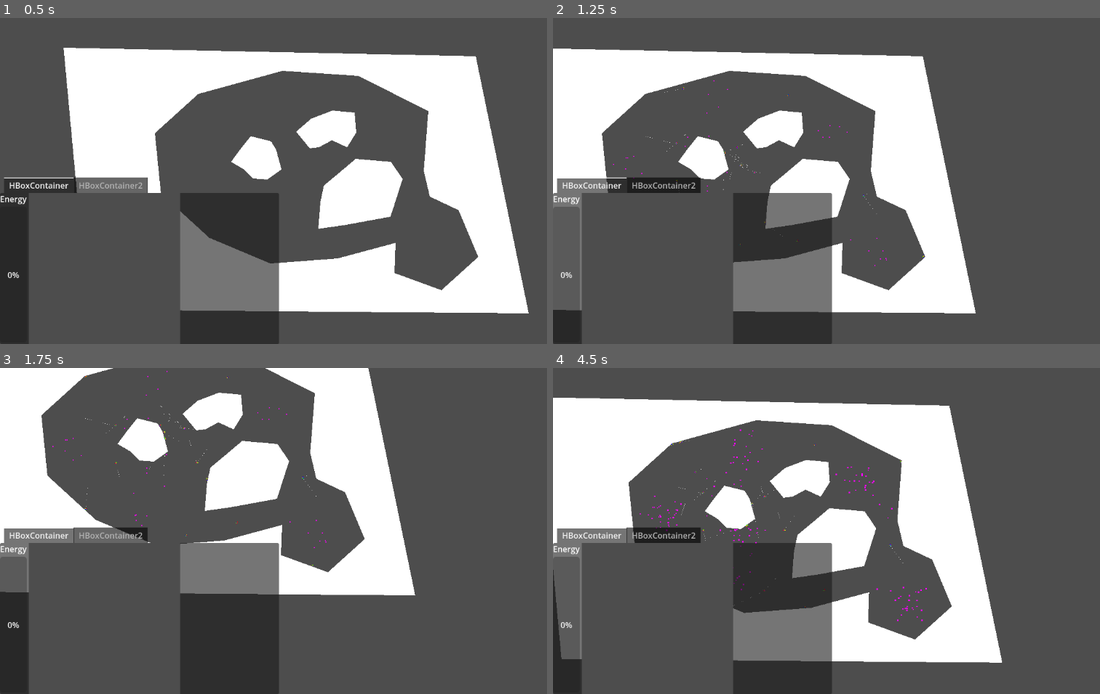
Above: before the commit, frames 1-4 (two rows, left to right).
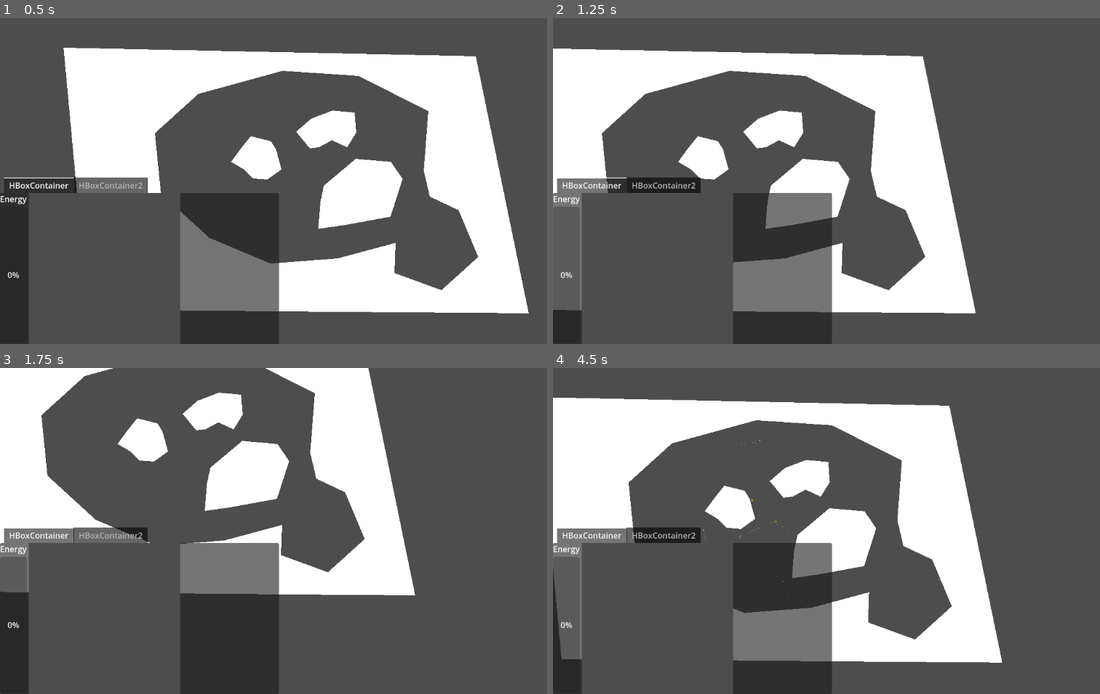
Above: after the commit, the same moments.

Repository: 06gusmog/EVOLUTIONATOR-4000
Game: Godot game, scene res://Misc/world.tscn
Same seed, same stepped clock (60 frames per second), same inputs: the game is played once before the commit and once after it.
Inputs (mouse positions are in pixels of both pictures, inside the frame that each line leads up to):
- Up to frame 1 (0.5 s): no input
- Up to frame 2 (1.25 s): tap Enter at 0.5 s; move the mouse to (968, 164) at 0.52 s; hold Right (right) from 0.53 s (still down); click (968, 164) at 0.6 s
- Up to frame 3 (1.75 s): move the mouse to (246, 592) at 1.27 s; release Right (right) at 1.28 s; hold Down (down) from 1.28 s (still down); tap P (test input) at 1.35 s
- Up to frame 4 (4.5 s): move the mouse to (645, 475) at 2.02 s; release Down (down) at 2.03 s; hold Right (right) 2.03-2.78 s; tap Shift (zoom_in) at 2.1 s; move the mouse to (607, 397) at 2.77 s; hold Up (up) 2.78-3.53 s; tap Ctrl (zoom_out) at 2.85 s; move the mouse to (558, 524) at 3.52 s; hold Left (left) from 3.53 s (still down); click (558, 524) at 3.6 s; move the mouse to (635, 442) at 4.27 s; tap P (test input) at 4.35 s

Frame 1 is identical in both runs. In frame 2, less than 0.1% of the frame differs, in the area x 10-68%, y 19-77%; in frame 3, 0.1%; in frame 4, 0.3%, in the area x 15-72%, y 18-78%.
Error in both runs: Attempt to call function 'store_line' in base 'null instance' on a null instance. (res://Misc/SimulationHandler.gd:169)

Commit message:
A surrender to futility

Diff:
--- a/Godot/Misc/Creature.gd
+++ b/Godot/Misc/Creature.gd
@@ -7,6 +7,9 @@
 var user_interface
 var bounding_sphere_size : float
 var creatureID : String
+
+# Experiment
+var objects_deleted_this_frame: Array
 
 var cell_weight = GlobalSettings.cell_weight
 
@@ -105,22 +108,65 @@
 	if not body is RigidBody2D:
 		#print('---Not a creature break---')
 		return
-	#print(body)
-	#if body.get_child_count() < body_shape_index+2:
-	#	print('Ahh fuck')
-	#	body.die()
-	var local_cell = get_child(local_shape_index+1)
-	var body_cell = body.get_child(body_shape_index+1)
-	#print(body_cell)
-	#print(local_cell)
-	if is_instance_valid(body_cell) and is_instance_valid(local_cell): # Checks if the cell has already been eaten
+	#NOTE The list of shapes ar eupdated correctly, but not the local shape index for some reason. This is a clever fast algorithm to correct it.
+	#NOTE I think i've named the variables good, maybe not the pointers but whatever.
+	# Correct the local index
+	"""
+	if objects_deleted_this_frame != []:
+		var copyof_local_shape_index = local_shape_index # For checking validity of collision later
+		var local_shape_owners = self.get_shape_owners()
+		print(local_shape_owners)
+		print(objects_deleted_this_frame)
+		var p = 0
+		var i = 0
+		while i <= local_shape_index:
+			if objects_deleted_this_frame[p] < local_shape_owners[i]:
+				local_shape_owners.insert(i, objects_deleted_this_frame[p])
+				p += 1
+				local_shape_index -= 1
+			i += 1
+		if local_shape_owners[copyof_local_shape_index] in objects_deleted_this_frame:
+			print('Collision with a deleted cell')
+			return 0
+		print('Suzzessfully corrected index for ', name)
+	# Correct the body's shape index
+	if body.objects_deleted_this_frame != []:
+		var copyof_body_shape_index = body_shape_index # For checking validity of collision later
+		var body_shape_owners = body.get_shape_owners()
+		print(body_shape_owners)
+		print(body.objects_deleted_this_frame)
+		var p = 0
+		var i = 0
+		while i <= body_shape_index:
+			if body.objects_deleted_this_frame[p] < body_shape_owners[i]:
+				body_shape_owners.insert(i, body.objects_deleted_this_frame[p])
+				p += 1
+				body_shape_index -= 1
+			i += 1
+		if body_shape_owners[copyof_body_shape_index] in body.objects_deleted_this_frame:
+			print('Collision with a deleted cell')
+			return 0
+		print('Suzzessfully corrected index for ', body.name)
+	"""
+	if len(self.get_shape_owners())-1 > local_shape_index or len(body.get_shape_owners())-1 > body_shape_index:
+		return 0
+	var local_cell = self.shape_owner_get_owner(self.shape_find_owner(local_shape_index))
+	var body_cell = body.shape_owner_get_owner(body.shape_find_owner(body_shape_index))
+	if not(is_instance_valid(local_cell) and is_instance_valid(body_cell)): # I give up, fuck this
+		return 0
+	if not (body_cell.cellID in body.killing_queue or local_cell.cellID in killing_queue): # Checks if the cell has already been eaten
 		if 'Eats' in body_cell.tags and not 'Inedible' in local_cell.tags:
 			#print('-We have been consumed-')
-			kill_cell(get_child(local_shape_index+1).cellID)
+			kill_cell(local_cell.cellID)
 	#print('---Collision handling end---')
 
 
 func kill_cell(cellID : String):
+	if cells[cellID] in killing_queue:
+		print('Cell already in killing queue!!')
+		return 0
+	killing_queue.append(cells[cellID])
+"""
 	var cell = get_node(cellID)
 	var cell_copy = cell.duplicate()
 	# NOTE I am very mad. This took a while to find
@@ -130,47 +176,19 @@
 	cell_copy.cellID = cell.cellID
 	killing_queue.append(cell_copy)
 	cell.queue_free()
+"""
 
 func clear_killing_queue():
+	objects_deleted_this_frame = []
 	if killing_queue != []:
-#INFO First remove the invalid (free'd) cells from cells
-		var placeholder_cells = {}
+#INFO First group the cells by if they're touching
+		var alive_cells = {}
 		for cellID in cells:
-			var cell = cells[cellID]
-			if is_instance_valid(cell): # Checks if the cell has been removed in kill_cell
-				placeholder_cells[cellID] = cell
-		cells = placeholder_cells
-#INFO Then group the cells by if they're touching
-		var adjacent_offsets = [Vector2(1,0), Vector2(-1,0), Vector2(0,1), Vector2(0,-1)]
-		var groups_of_cells = []
-		for cellID in cells:
-			var cell = cells[cellID]
-			#print(cell.position)
-			var groups_it_fit = []
-			var i = 0
-			for group in groups_of_cells:
-				var group_positions = []
-				for item in group:
-					group_positions.append(item.position)
-				for offset in adjacent_offsets:
-					if (cell.position + offset) in group_positions:
-						groups_it_fit.append(i)
-						break
-				i += 1
-			if len(groups_it_fit) == 0: # If it didnt match any group
-				#print('First')
-				groups_of_cells.append([cell])
-			elif len(groups_it_fit) == 1: # If it only matched one group
-				#print('Second')
-				groups_of_cells[groups_it_fit[0]].append(cell)
-			else: # If it matched multiple groups
-				#print('Third')
-				var new_group = []
-				groups_it_fit.reverse()
-				for group_index in groups_it_fit:
-					new_group.append_array(groups_of_cells.pop_at(group_index))
-				groups_of_cells.append(new_group)
-#INFO Then add potential cut-off parts to killing queue
+			if cells[cellID] in killing_queue:
+				continue
+			alive_cells[cellID] = cells[cellID]
+		var groups_of_cells = group_cells(alive_cells)
+#INFO Then remove potential cut-off parts
 		if groups_of_cells.size() > 1:
 			groups_of_cells.sort_custom(sort_by_length)
 			if len(groups_of_cells[0]) <= len(DNA) * 0.5:
@@ -179,17 +197,10 @@
 				groups_of_cells.remove_at(0)
 				for group in groups_of_cells:
 					for cell in group:
-						var cell_copy = cell.duplicate()
-						cell_copy.cellID = cell.cellID
-						killing_queue.append(cell_copy)
-						cell.free() # Might be risky
-#INFO Remove invalid cells again
-		placeholder_cells = {}
-		for cellID in cells:
-			var cell = cells[cellID]
-			if is_instance_valid(cell): # Checks if the cell has been removed in kill_cell
-				placeholder_cells[cellID] = cell
-		cells = placeholder_cells
+						killing_queue.append(cell)
+#INFO Remove all cells that are supposed to be removed
+		for cell in killing_queue:
+			cells.erase(cell.cellID)
 #INFO Remove all connections to dead cells
 		var killing_queue_cellID = []
 		for cell in killing_queue:
@@ -197,11 +208,16 @@
 		for cellID in cells:
 			var cell = cells[cellID]
 			cell.remove_connections(killing_queue_cellID)
-#INFO Spawn food and send relevant signals
+#INFO Spawn food, remove the cells and send relevant signals
 		for cell in killing_queue:
 			food_object.add_food(GlobalSettings.energy_dropped_min + (GlobalSettings.energy_dropped_max - GlobalSettings.energy_dropped_min) * energy / (GlobalSettings.energy_cap_PC * len(cells)), cell.global_position)
 			mass -= cell_weight
 			cell_death.emit(cell.cellID)
+			self.remove_child(cell)
+			cell.queue_free()
+		for cell in killing_queue:
+			objects_deleted_this_frame.append(int(str(cell.name)))
+		objects_deleted_this_frame.sort()
 		killing_queue = []
 #INFO Check if the creature died
 	if len(cells) <= len(DNA) * 0.5:
@@ -215,11 +231,41 @@
 	death.emit()
 	queue_free()
 
-
 func sort_by_length(a, b):
 	if len(a) > len(b):
 		return 1
 	return 0
+
+func group_cells(cells:Dictionary):
+	var adjacent_offsets = [Vector2(1,0), Vector2(-1,0), Vector2(0,1), Vector2(0,-1)]
+	var groups_of_cells = []
+	for cellID in cells:
+		var cell = cells[cellID]
+		if cell in killing_queue:
+			continue
+		var groups_it_fit = []
+		var i = 0
+		for group in groups_of_cells:
+			var group_positions = []
+			for item in group:
+				group_positions.append(item.position)
+			for offset in adjacent_offsets:
+				if (cell.position + offset) in group_positions:
+					groups_it_fit.append(i)
+					break
+			i += 1
+		if len(groups_it_fit) == 0: # If it didnt match any group
+			groups_of_cells.append([cell])
+		elif len(groups_it_fit) == 1: # If it only matched one group
+			groups_of_cells[groups_it_fit[0]].append(cell)
+		else: # If it matched multiple groups
+			var new_group = []
+			groups_it_fit.reverse()
+			for group_index in groups_it_fit:
+				new_group.append_array(groups_of_cells.pop_at(group_index))
+			groups_of_cells.append(new_group)
+	return groups_of_cells
+
 
 func save_DNA(DNA):
 	for RNA in DNA:
--- /dev/null
+++ b/Godot/Node2D.gd
@@ -0,0 +1,10 @@
+extends Node2D
+
+
+# Called when the node enters the scene tree for the first time.
+func _ready():
+	pass
+
+# Called every frame. 'delta' is the elapsed time since the previous frame.
+func _process(delta):
+	pass
--- a/Godot/Standards/Cell.gd
+++ b/Godot/Standards/Cell.gd
@@ -71,6 +71,7 @@
 			calculated_input += other_cell.output
 		else:
 			print('Connection to nowhere')
+			connections.erase(connection) # Fiuck this too
 	calculated_input = weighted_clamp(calculated_input)
 
 	_act(calculated_input, delta)
--- a/Godot/Standards/global_settings.gd
+++ b/Godot/Standards/global_settings.gd
@@ -30,7 +30,7 @@
 	}
 
 # Physics
-var simulation_speed = 10
+var simulation_speed = 2
 var food_cap = 1000
 var ticks_per_second = 30
 
--- /dev/null
+++ b/Godot/node_2d.tscn
@@ -0,0 +1,6 @@
+[gd_scene load_steps=2 format=3 uid="uid://fivbrwuxi8mr"]
+
+[ext_resource type="Script" path="res://Node2D.gd" id="1_00qa0"]
+
+[node name="Node2D" type="Node2D"]
+script = ExtResource("1_00qa0")
Binary file changed: Godot/Lineage Tracking/Icons/test.png
